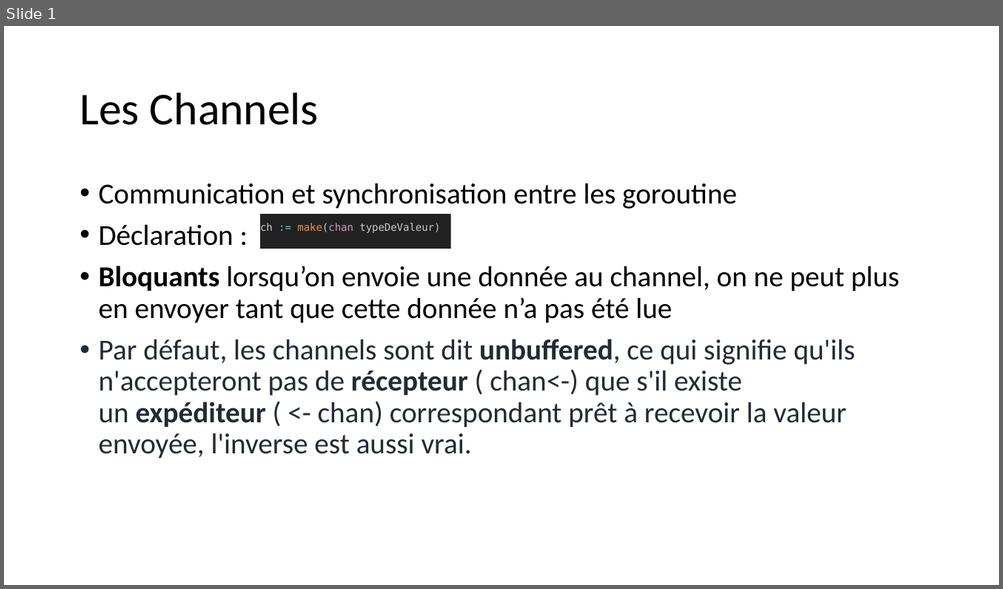
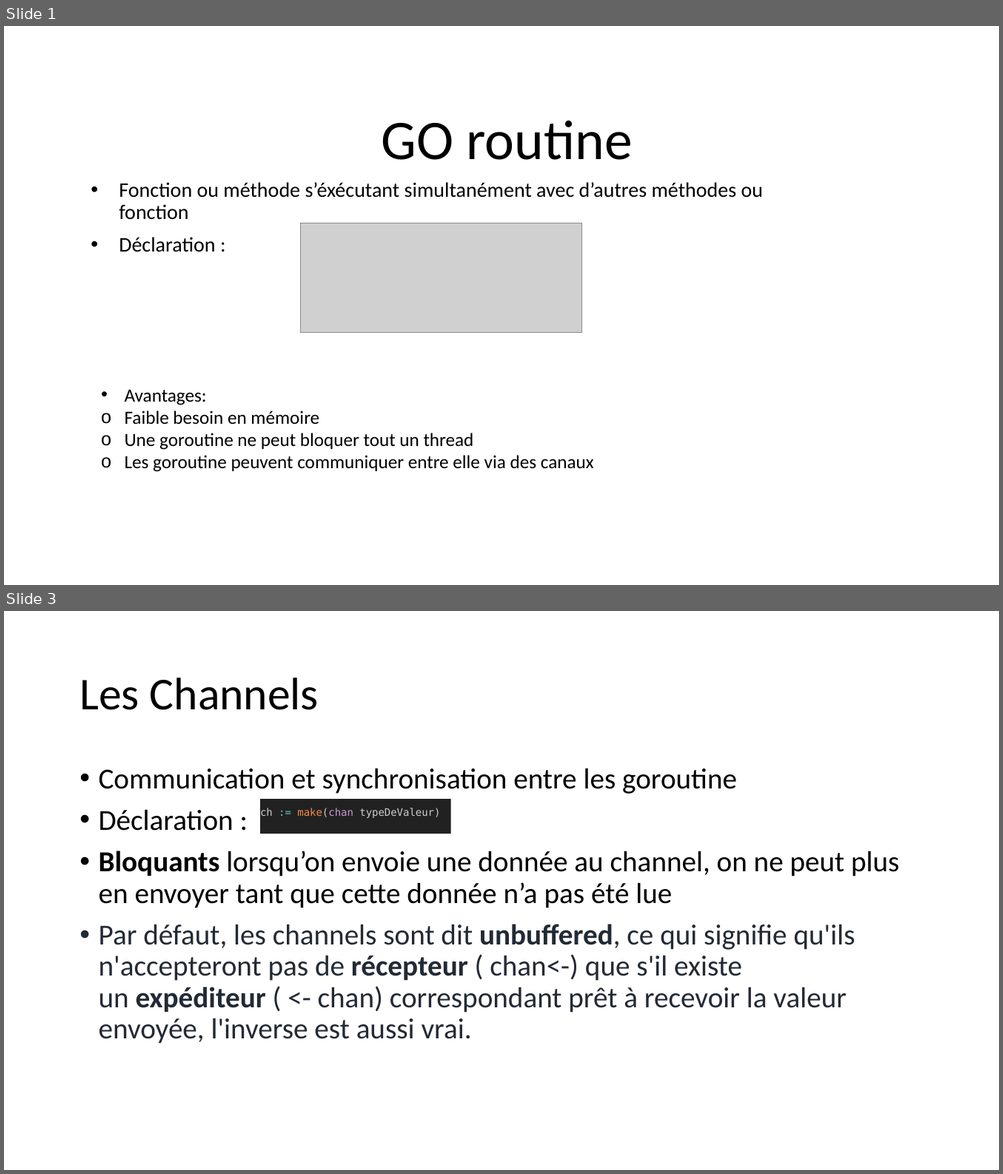
Before and after one commit to aykis/CODEV-GO, a slide deck: Presentation Channels.pptx. Shown one above the other, each under a label of ours: slide 1 before the commit, slides 1 and 3 after it; the slides between them are not shown. The pictures are 1003x589 and 1003x1174 pixels, drawn with LibreOffice and Linux fonts; fonts in the diff are those of the drawing; grey boxes stand for pictures. Boxes give left, top, right and bottom in pixels: in the first picture for what was removed or moved away, otherwise in the second. Text is boxed around its words. In the diff, an @@ line names an element or a change of style, - is before the commit and + after.

```diff
--- a/Presentation Channels.pptx
+++ b/Presentation Channels.pptx
@@ slide 1 added at box(4, 26, 999, 585), background #FFFFFF @@
@@ title added at box(381, 120, 632, 160), 54 pt, text #000000 @@
+GO routine
@@ subtitle added at box(119, 182, 763, 252), 20 pt, text #000000 @@
+• Fonction ou méthode s’éxécutant simultanément avec d’autres méthodes ou fonction
+• Déclaration :
@@ picture added at box(300, 224, 581, 333) @@
@@ text added at box(125, 389, 594, 472), 18 pt, text #000000 @@
+• Avantages:
+o Faible besoin en mémoire
+o Une goroutine ne peut bloquer tout un thread
+o Les goroutine peuvent communiquer entre elle via des canaux
@@ what was slide 1 is now slide 3 @@
```
Also in this commit, not shown: 3 other slides added, 1 other file.
